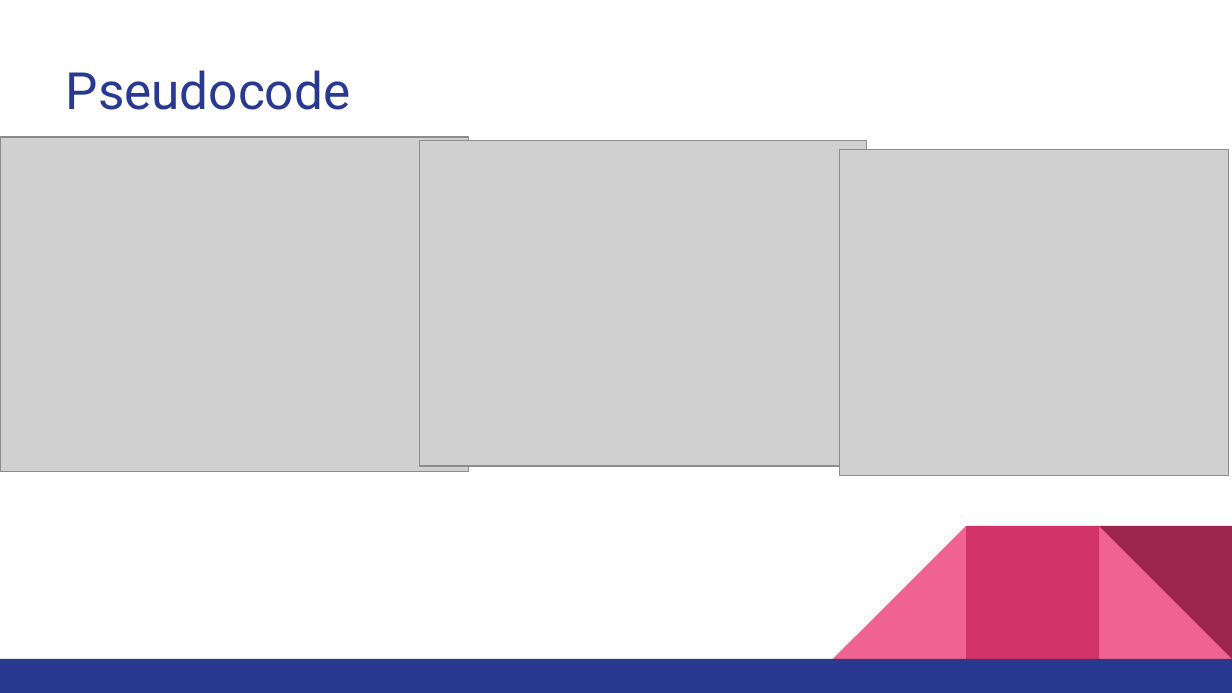
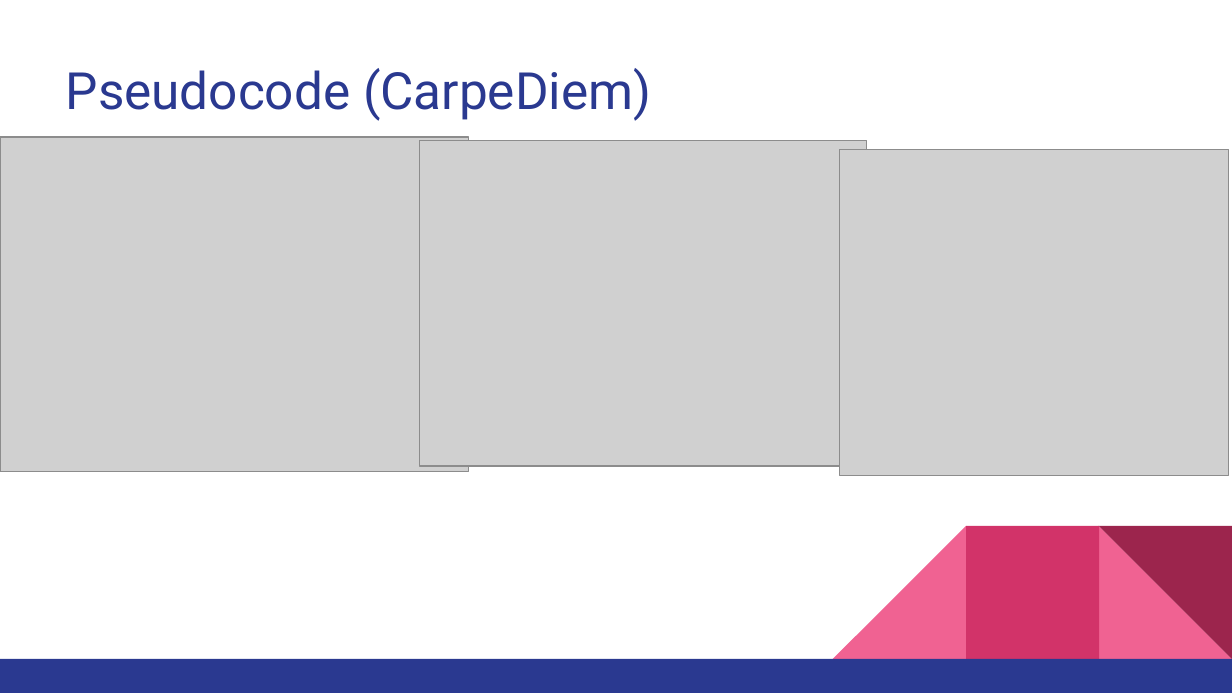
Before and after one commit to YasasviPeruvemba/DesignAndAnalysisOfAlgorithmsProject, a slide deck: slide 24 of CS254 Algo Project.pptx (slide 17 before the commit). Drawn at 1232x693 pixels with LibreOffice and Linux fonts; fonts in the diff are those of the drawing; grey boxes stand for pictures. Boxes give left, top, right and bottom in pixels: in the first picture for what was removed or moved away, otherwise in the second. Text is boxed around its words. In the diff, an @@ line names an element or a change of style, - is before the commit and + after.

```diff
--- a/CS254 Algo Project.pptx
+++ b/CS254 Algo Project.pptx
@@ title at bbox=[66, 68, 651, 121]: text changed @@
-Pseudocode
+Pseudocode (CarpeDiem)
```
Also in this commit, not shown: 7 other slides changed, 17 slides added, 2 slides removed.
